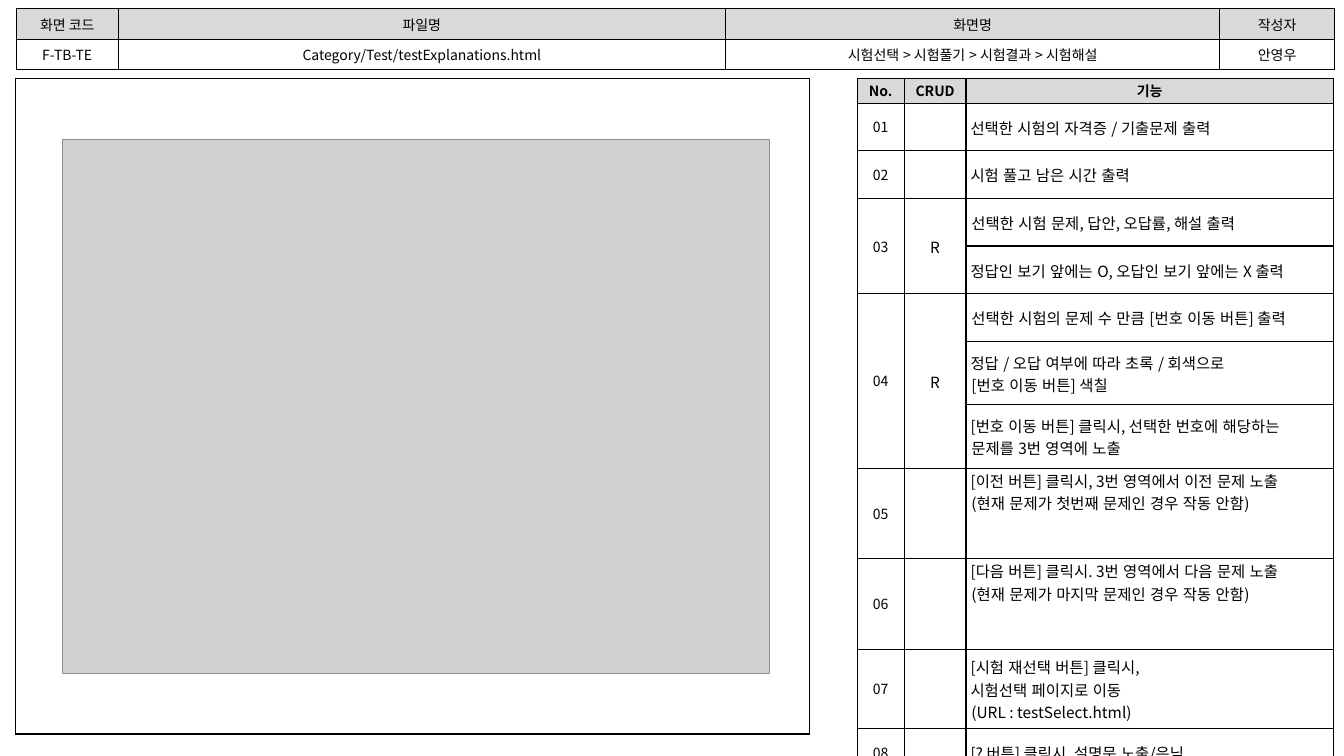
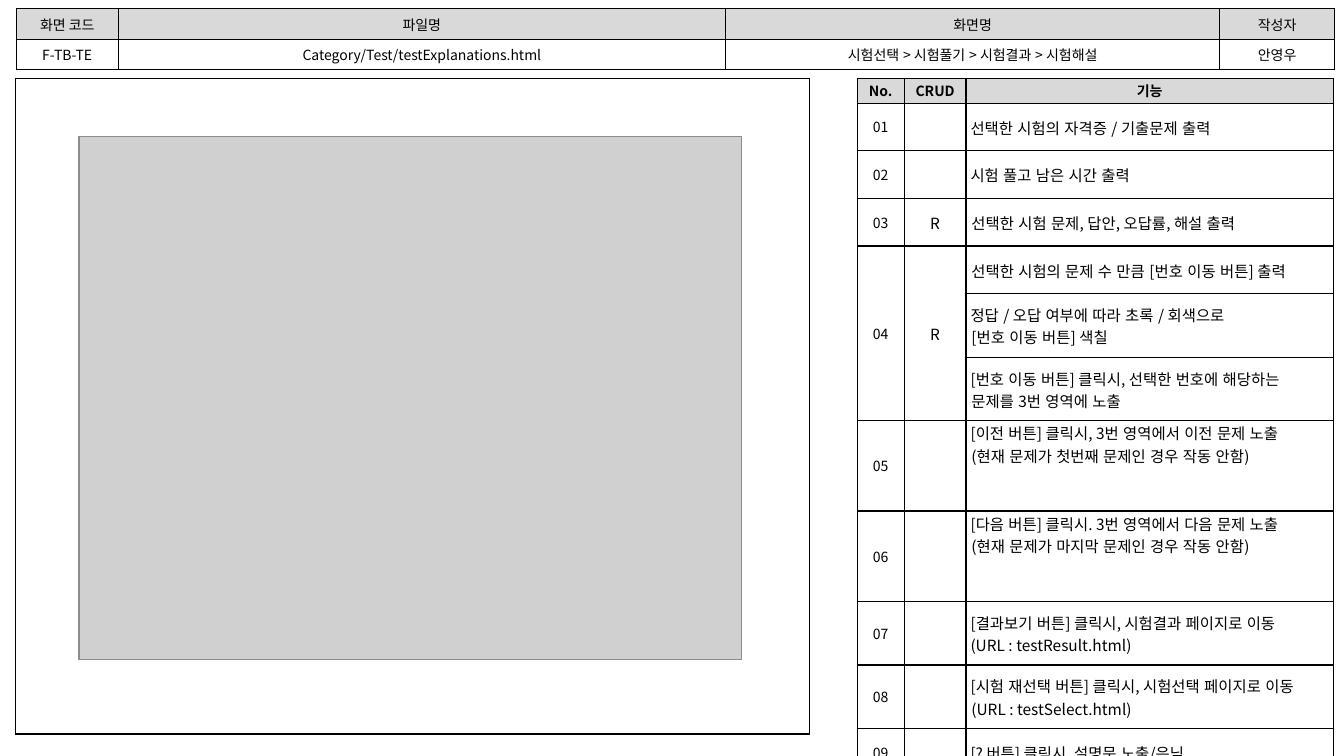
Before and after one commit to index506/cosmo6th_3thGroup, a slide deck: slide 9 of Text/02.화면설계도/3th_Project_화면 설계도(6기_안영우).pptx. Drawn at 1344x756 pixels with LibreOffice and Linux fonts; fonts in the diff are those of the drawing; grey boxes stand for pictures. Boxes give left, top, right and bottom in pixels: in the first picture for what was removed or moved away, otherwise in the second. Text is boxed around its words. In the diff, an @@ line names an element or a change of style, - is before the commit and + after.

```diff
--- a/Text/02.화면설계도/3th_Project_화면 설계도(6기_안영우).pptx
+++ b/Text/02.화면설계도/3th_Project_화면 설계도(6기_안영우).pptx
@@ table at (857,79,1333,723) @@
-row 5:  |  | 정답인 보기 앞에는 O, 오답인 보기 앞에는 X 출력
-row 11: 07 |  | [시험 재선택 버튼] 클릭시, 시험선택 페이지로 이동 (URL : testSelect.html)
-row 12: 08 |  | [? 버튼] 클릭시, 설명문 노출/은닉
+row 10: 07 |  | [결과보기 버튼] 클릭시, 시험결과 페이지로 이동 / (URL : testResult.html)
+row 11: 08 |  | [시험 재선택 버튼] 클릭시, 시험선택 페이지로 이동 (URL : testSelect.html)
+row 12: 09 |  | [? 버튼] 클릭시, 설명문 노출/은닉
@@ picture: place and size @@
-picture at (63,140,769,674)
+picture at (79,137,741,660)
```
Also in this commit, not shown: 2 other slides changed, 2 other files.
